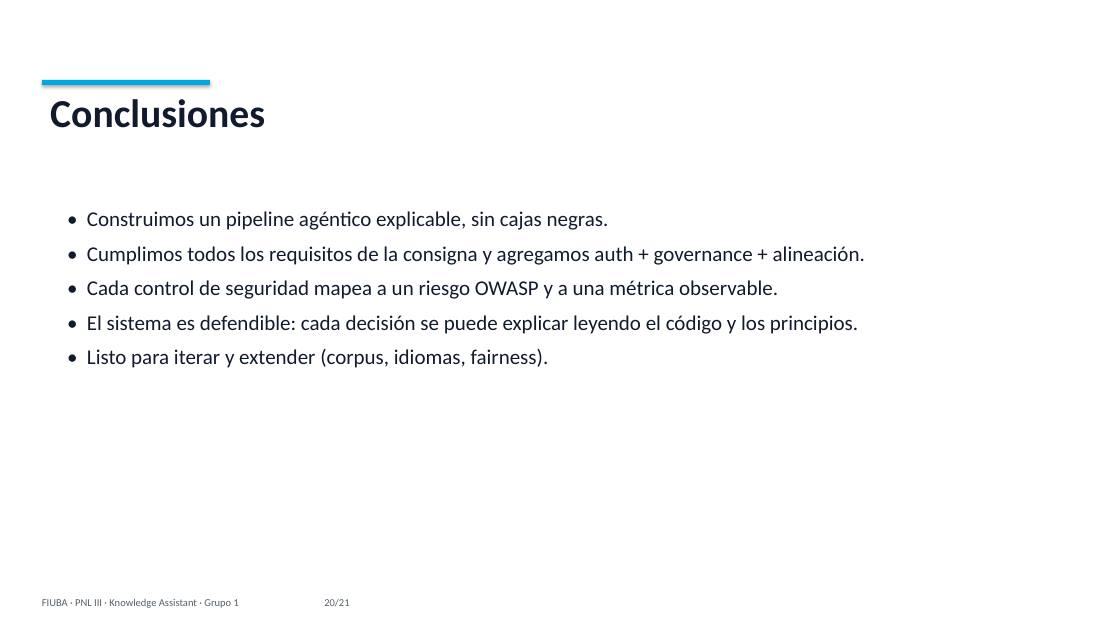
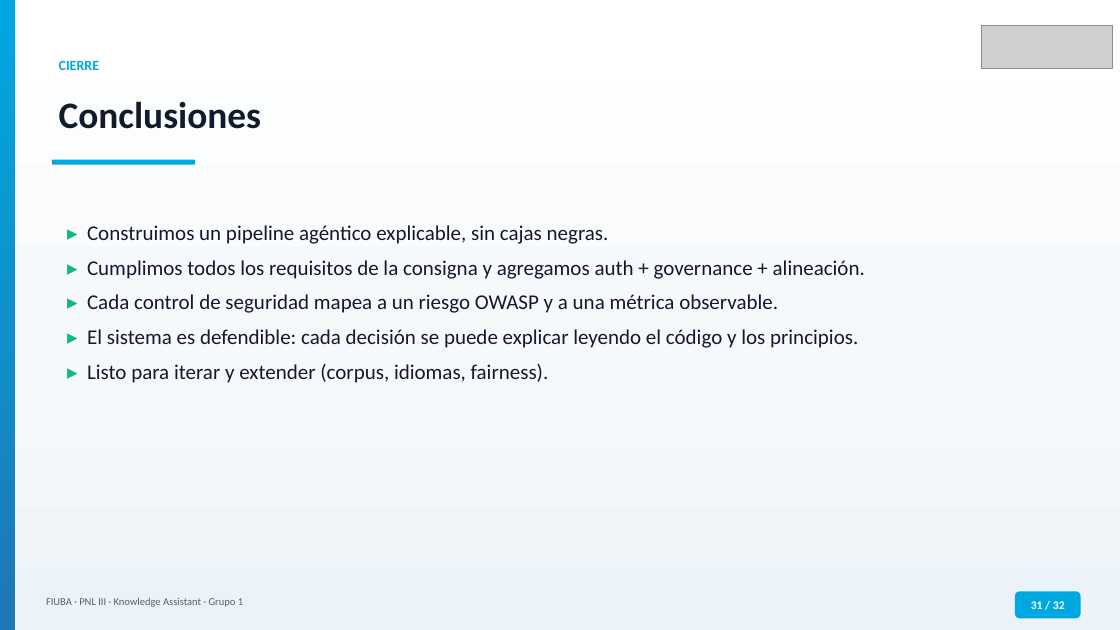
Before and after one commit to MLsound/multi-domain-assistant, a slide deck: slide 31 of docs/presentation_FIUBA.pptx (slide 20 before the commit). Drawn at 1120x630 pixels with LibreOffice and Linux fonts; fonts in the diff are those of the drawing; grey boxes stand for pictures. Boxes give left, top, right and bottom in pixels: in the first picture for what was removed or moved away, otherwise in the second. Text is boxed around its words. In the diff, an @@ line names an element or a change of style, - is before the commit and + after.

```diff
--- a/docs/presentation_FIUBA.pptx
+++ b/docs/presentation_FIUBA.pptx
@@ rectangle added at (0,0,1120,630), fill gradient #FFFFFF to #F6F9FC to #ECF3F8 @@
@@ rectangle added at (0,0,15,630), fill gradient #00A8E1 to #1090CA to #1F77B4 @@
@@ picture added at (981,25,1112,69) @@
@@ rectangle removed at (42,80,210,85) @@
@@ text "Conclusiones": place and size @@
-text "Conclusiones" at (50,99,265,128)
+text "Conclusiones" at (59,101,261,129)
@@ text "Conclusiones" at (59,101,261,129): size 34 to 32 pt @@
@@ text added at (59,61,100,70), 12 pt, text #00A8E1, bold @@
+CIERRE
@@ rounded rectangle added at (52,160,195,165), fill #00A8E1 @@
@@ text at (87,225,865,383): text changed @@
-• Construimos un pipeline agéntico explicable, sin cajas negras.
-• Cumplimos todos los requisitos de la consigna y agregamos auth + governance + alineación.
-• Cada control de seguridad mapea a un riesgo OWASP y a una métrica observable.
-• El sistema es defendible: cada decisión se puede explicar leyendo el código y los principios.
-• Listo para iterar y extender (corpus, idiomas, fairness).
+▸ Construimos un pipeline agéntico explicable, sin cajas negras.
+▸ Cumplimos todos los requisitos de la consigna y agregamos auth + governance + alineación.
+▸ Cada control de seguridad mapea a un riesgo OWASP y a una métrica observable.
+▸ El sistema es defendible: cada decisión se puede explicar leyendo el código y los principios.
+▸ Listo para iterar y extender (corpus, idiomas, fairness).
@@ text at (46,598,243,607): text changed @@
-FIUBA · PNL III · Knowledge Assistant · Grupo 1 20/21
+FIUBA · PNL III · Knowledge Assistant · Grupo 1
@@ rounded rectangle added at (1015,592,1081,618), fill #00A8E1, 10 pt, text #FFFFFF, bold @@
+31 / 32
```
Also in this commit, not shown: 19 other slides changed, 12 slides added, 1 slide removed.
